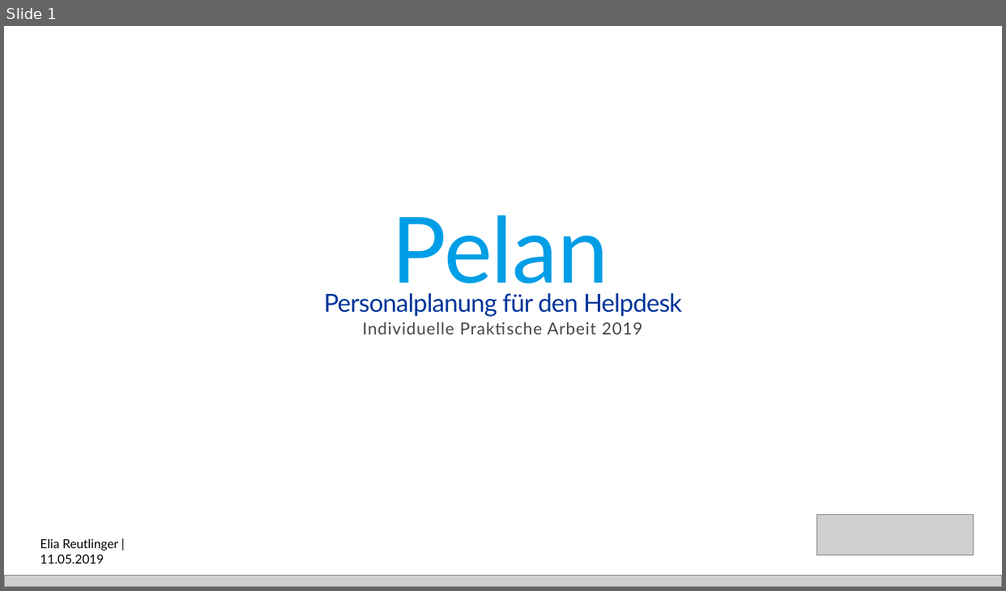
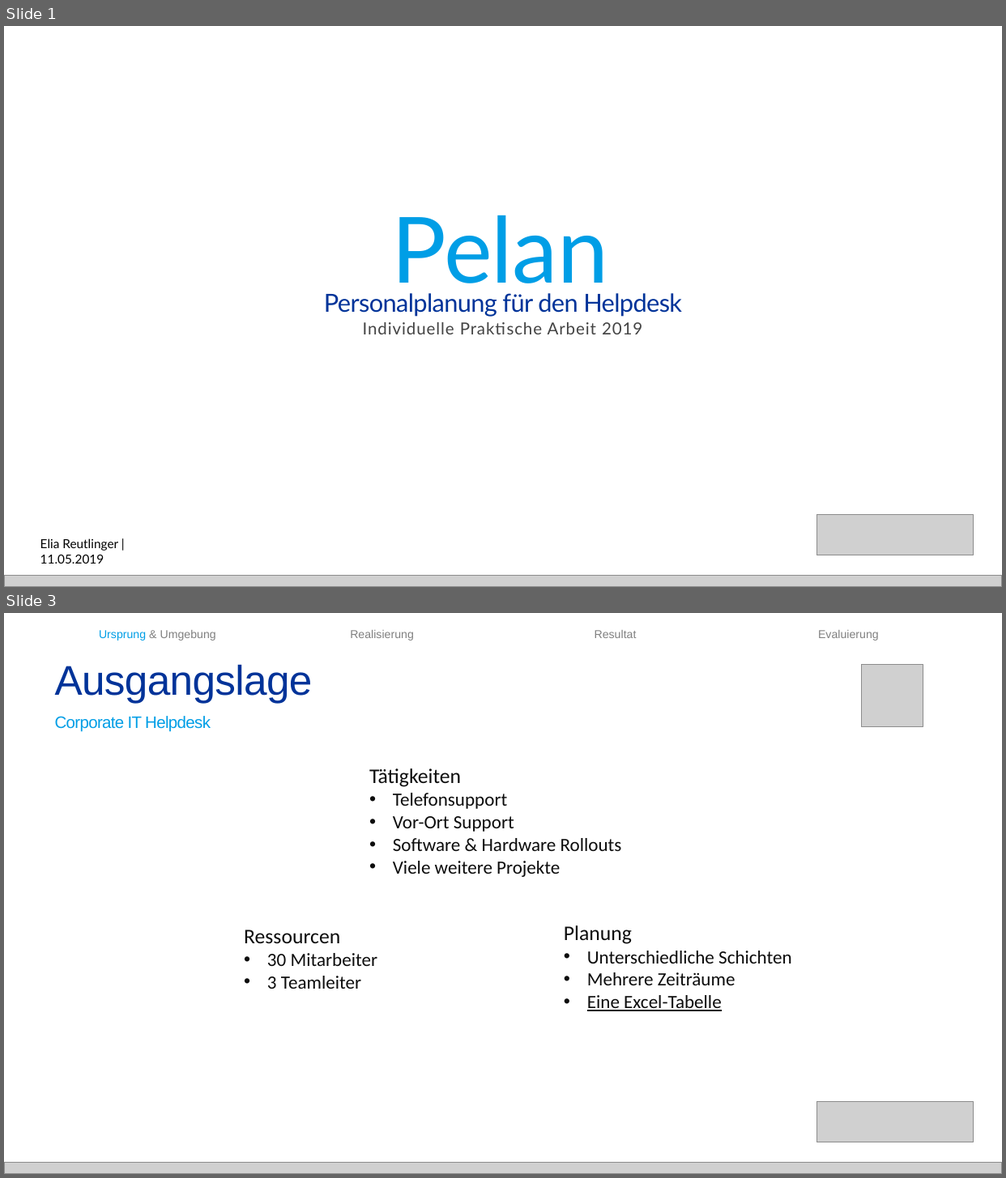
Before and after one commit to baloise/pelan, a slide deck: docs/IPA/Präsentation/Präsentation.pptx. Shown one above the other, each under a label of ours: slide 1 before the commit, slides 1 and 3 after it; the slides between them are not shown. The pictures are 1006x591 and 1006x1178 pixels, drawn with LibreOffice and Linux fonts; fonts in the diff are those of the drawing; grey boxes stand for pictures. Boxes give left, top, right and bottom in pixels: in the first picture for what was removed or moved away, otherwise in the second. Text is boxed around its words. In the diff, an @@ line names an element or a change of style, - is before the commit and + after.

```diff
--- a/docs/IPA/Präsentation/Präsentation.pptx
+++ b/docs/IPA/Präsentation/Präsentation.pptx
@@ slide 3 added at <box>4,613,1002,1174</box>, background #FFFFFF @@
@@ text added at <box>99,630,216,641</box>, 11 pt, text #808080 @@
+Ursprung & Umgebung
@@ text added at <box>350,630,414,641</box>, 11 pt, text #808080 @@
+Realisierung
@@ text added at <box>594,630,637,638</box>, 11 pt, text #808080 @@
+Resultat
@@ text added at <box>818,630,879,641</box>, 11 pt, text #808080 @@
+Evaluierung
@@ text added at <box>55,664,313,703</box>, 40 pt, text #003399 @@
+Ausgangslage
@@ picture added at <box>861,665,923,726</box> @@
@@ text added at <box>55,716,211,732</box>, 16 pt, text #009EE6 @@
+Corporate IT Helpdesk
@@ text added at <box>369,769,622,877</box>, 18 pt, text #0D0D0D @@
+Tätigkeiten
+• Telefonsupport
+• Vor-Ort Support
+• Software & Hardware Rollouts
+• Viele weitere Projekte
@@ text added at <box>564,926,792,1012</box>, 18 pt, text #0D0D0D @@
+Planung
+• Unterschiedliche Schichten
+• Mehrere Zeiträume
+• Eine Excel-Tabelle
@@ text added at <box>244,930,377,989</box>, 18 pt, text #0D0D0D @@
+Ressourcen
+• 30 Mitarbeiter
+• 3 Teamleiter
@@ picture added at <box>817,1102,974,1143</box> @@
@@ picture added at <box>4,1162,1002,1174</box> @@
```
Also in this commit, not shown: 2 slides changed, 12 other slides added, 13 other files.
